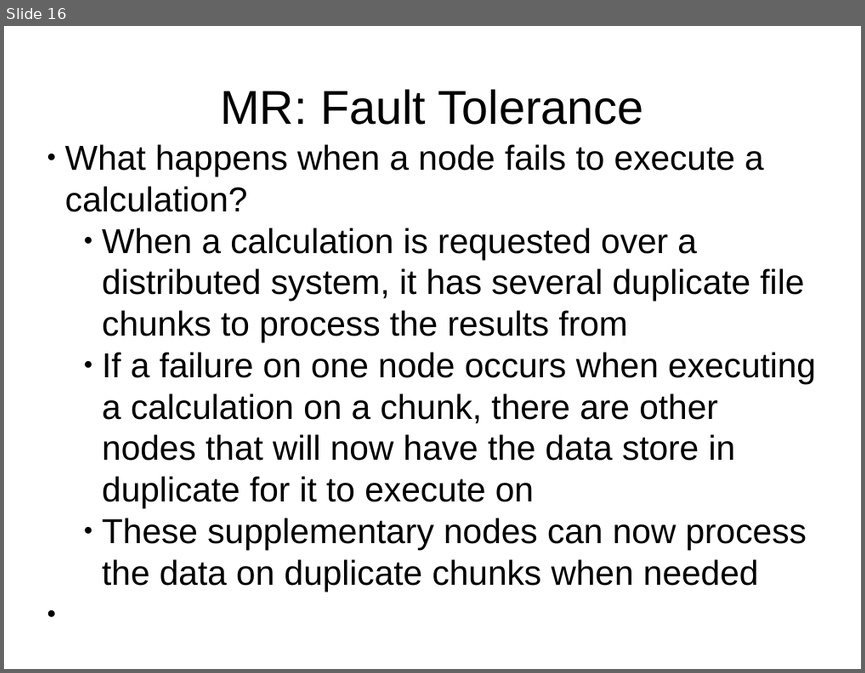
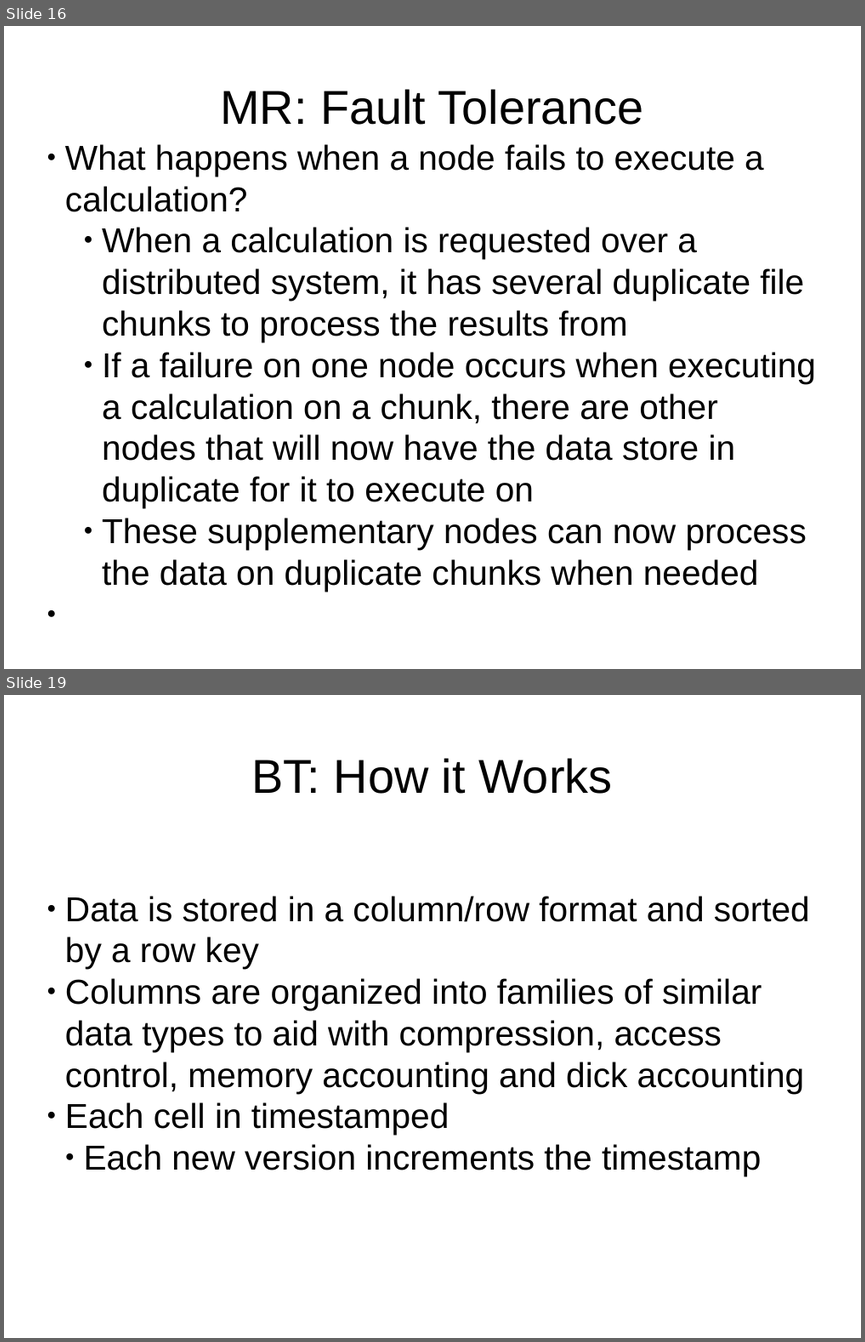
Before and after one commit to twcannon/MSDataSci, a slide deck: CSIS604/projects/assignment_4/assignment_4_ppt.pptx. Shown one above the other, each under a label of ours: slide 16 before the commit, slides 16 and 19 after it; the slides between them are not shown. The pictures are 865x673 and 865x1342 pixels, drawn with LibreOffice and Linux fonts; fonts in the diff are those of the drawing. Boxes give left, top, right and bottom in pixels: in the first picture for what was removed or moved away, otherwise in the second. Text is boxed around its words. In the diff, an @@ line names an element or a change of style, - is before the commit and + after.

```diff
--- a/CSIS604/projects/assignment_4/assignment_4_ppt.pptx
+++ b/CSIS604/projects/assignment_4/assignment_4_ppt.pptx
@@ slide 19 added at (4, 695, 861, 1338), background #FFFFFF @@
@@ text added at (252, 758, 612, 794), 44 pt, text #000000 @@
+BT: How it Works
@@ text added at (65, 896, 810, 1176), 32 pt, text #000000 @@
+● Data is stored in a column/row format and sorted by a row key
+● Columns are organized into families of similar data types to aid with compression, access control, memory accounting and dick accounting
+● Each cell in timestamped
+  ● Each new version increments the timestamp
```
Also in this commit, not shown: 3 slides changed, 11 other slides added.
